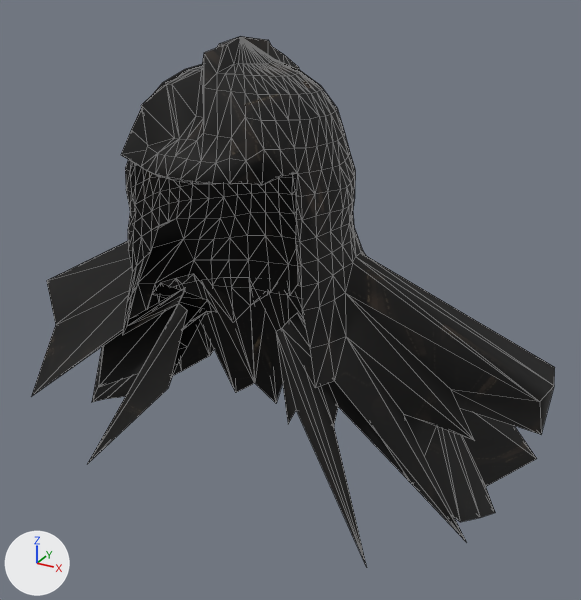
Before and after pictures for a commit that changed the glTF model assets/modeles/armures/porte/capuche_cuir.glb.
One viewpoint serves both versions: a camera (50 mm lens) standing at (0.409, -0.634, 1.936) and looking at (0.026, 0.062, 1.588). Every picture has the same lights, and +X, +Y and +Z are marked at lower left. The first picture is the older version. Mesh edges are drawn as thin lines. Vertices at exactly the same position are counted once.

Before the edit, the objects in view are built like this:
```python
me_capuche_cuir = bpy.data.meshes.new('capuche_cuir')
me_capuche_cuir.from_pydata(...)  # 614 vertices, 1159 faces; spans x -0.306..0.306, y -0.087..0.2, z 1.358..1.861
me_capuche_cuir.materials.append(mat_cuir)  # picture img_capuche_cuir
ob_capuche_cuir = bpy.data.objects.new('capuche_cuir', me_capuche_cuir)
ob_capuche_cuir.location = (0.0, 0.0, 0.0)
```
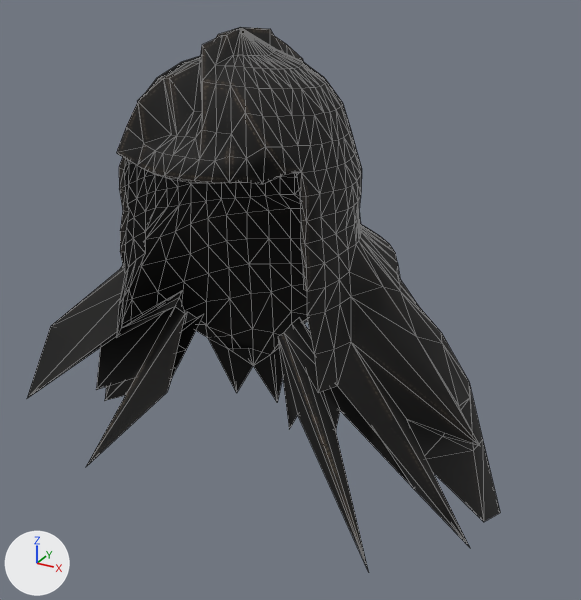
Where the change shows, as pixel boxes (x1, y1, x2, y2) in the pictures (581 x 600 px; the box of a moved part takes in the faces that stretch with it):
```json
{"object": "capuche_cuir", "change": "reshaped", "before": [32, 36, 555, 567], "after": [27, 27, 500, 572], "on screen": "10% narrower"}
{"part": 1, "of": "me_capuche_cuir", "change": "moved or reshaped", "before": [89, 117, 555, 521], "after": [88, 112, 480, 463]}
{"part": 2, "of": "me_capuche_cuir", "change": "surface changed", "before": [32, 36, 554, 567], "after": [27, 27, 500, 572]}
```

The change, as JSON lines over the scene's bpy script:
```json
{"block": "me_capuche_cuir", "where": "# used by ob_capuche_cuir; location = (0.0, 0.0, 0.0)"}
{"op": "remove", "block": "me_capuche_cuir", "code": "me_capuche_cuir.from_pydata(...)  # 614 vertices, 1159 faces; spans x -0.306..0.306, y -0.087..0.2, z 1.358..1.861"}
{"op": "add", "block": "me_capuche_cuir", "code": "me_capuche_cuir.from_pydata(...)  # 614 vertices, 1159 faces; spans x -0.273..0.273, y -0.09..0.208, z 1.354..1.869"}
{"block": "me_capuche_cuir", "change": "me_capuche_cuir part 1: 614 of 614 vertices moved; they spanned x -0.306..0.306, y -0.087..0.2, z 1.358..1.861 and now span x -0.273..0.273, y -0.09..0.208, z 1.354..1.869; mean shift (0.0, 0.004, -0.003)"}
{"block": "me_capuche_cuir", "change": "me_capuche_cuir part 2: 993 kept faces spanning x -0.273..0.273, y -0.09..0.208, z 1.354..1.869 get new texture (UV) coordinates"}
```
